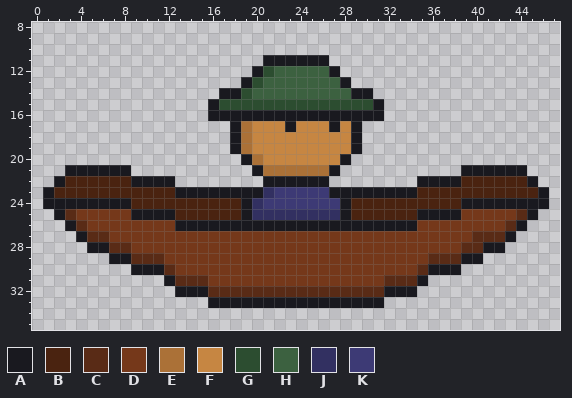
Edited in one commit: pixel-art sprite (src/assets/images/boat/boat_idle3.png). The first picture shows the starting point.
The file is 48x48 pixels. Shown: x 0..47, y 8..35.
Palette (. is transparent): A #19191f  B #4a2310  C #592b16  D #75381a  E #ab7137  F #c68642  G #2c4d30  H #3c6140  J #323061  K #3d3a75
Pixels before, first column x 1:
11 ....................AAAAAA....................
12 ...................AGHHHHHA...................
13 ..................AGHHHHHHHA..................
14 ................AAGHHHHHHHHHAA................
15 ...............AGGGGGGGGGGGGGGA...............
16 ...............AAAAAAAAAAAAAAAA...............
17 .................AEFFFAFFFAFA.................
18 .................AEFFFFFFFFFA.................
19 .................AEFFFFFFFFFA.................
20 ..................AEFFFFFFFA..................
21 ..AAAAAA...........AEEEEEEA...........AAAAAA..
22 .ABBBBBBAAAA........AAAAAA........AAAABBBBBBA.
23 ABBBBBBBBBBBAAAAAAAAJKKKKKAAAAAAAABBBBBBBBBBBA
24 AAAAAAAABBBBBBBBBBAJKKKKKKKABBBBBBBBBBAAAAAAAA
25 .ACDDDDDAAAABBBBBBAJJJJJJJJABBBBBBAAAADDDDDCA.
26 ..ACDDDDDDDDAAAAAAAAAAAAAAAAAAAAAADDDDDDDDCA..
27 ...ACCDDDDDDDDDDDDDDDDDDDDDDDDDDDDDDDDDCCCA...
28 ....AACCDDDDDDDDDDDDDDDDDDDDDDDDDDDDDDCCAA....
29 ......AACCCDDDDDDDDDDDDDDDDDDDDDDDDCCCAA......
30 ........AAACDDDDDDDDDDDDDDDDDDDDDDCAAA........
31 ...........ACCCDDDDDDDDDDDDDDDDCCCA...........
32 ............AAACCCCCCCCCCCCCCCCAAA............
33 ...............AAAAAAAAAAAAAAAA...............
Once edited:
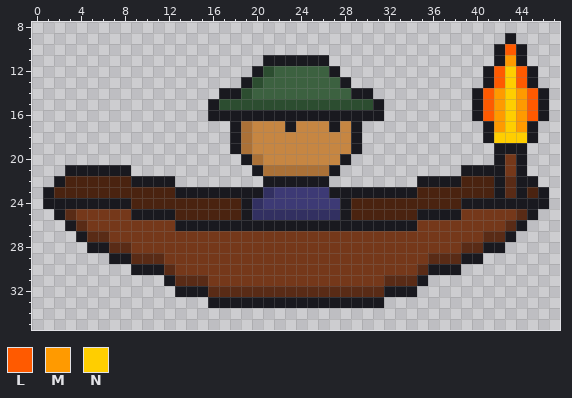
Colours new in this view: L #ff5a00  M #ff9a00  N #ffce00
What changed:
Changed rows in their new state; - is an unchanged pixel.
first column x 40:
 9 ---A---
10 --ALA--
11 --AMA--
12 -ALNLA-
13 -ALNLA-
14 ALMNMLA
15 ALMNMLA
16 ALMNMLA
17 -AMNMA-
18 -ANNNA-
19 --AAA--
20 --ADA--
21 ---D---
22 --ACA--
23 --ACA--
first column x 40:
27 D
Boxes around the changes in both pictures, in picture pixels (x1, y1, x2, y2):
changed: (472, 33, 549, 242)
